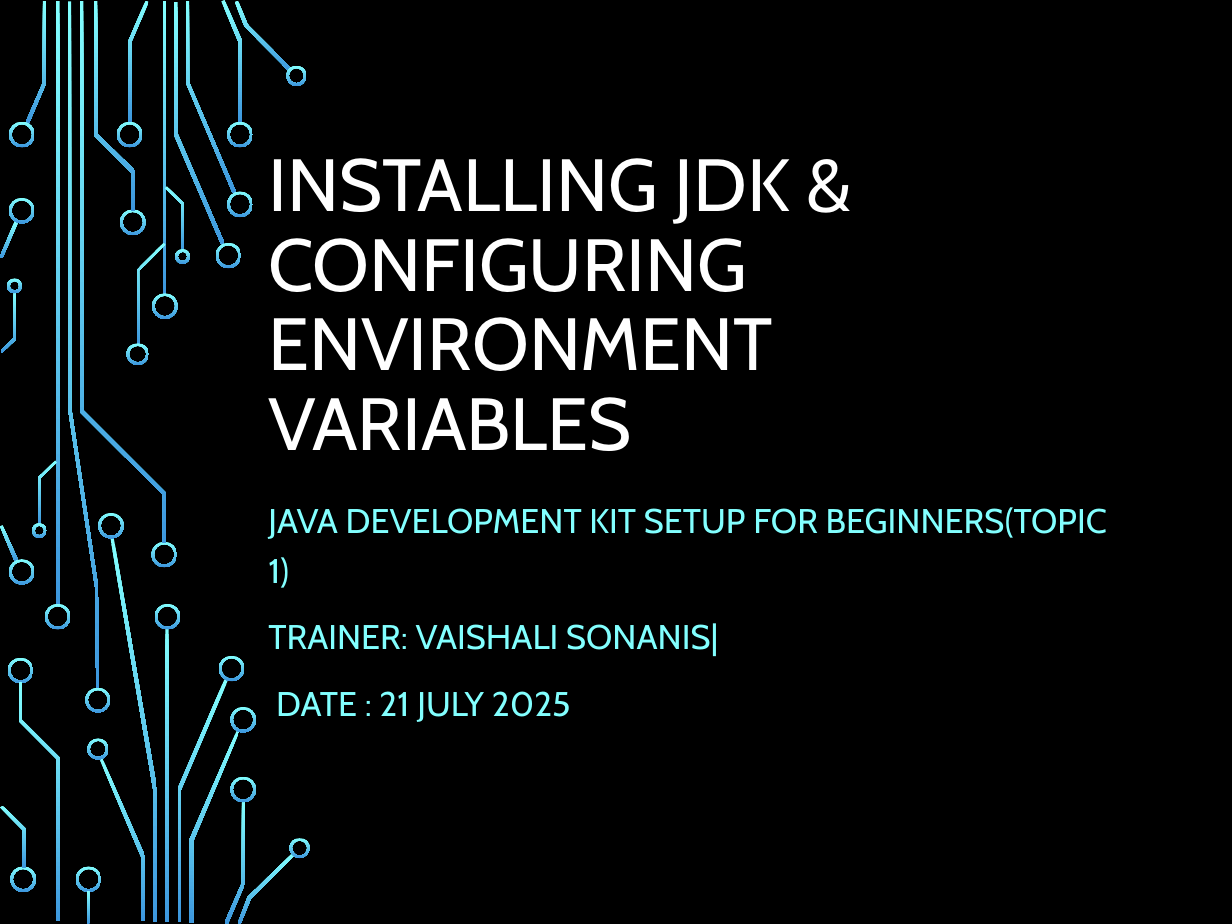
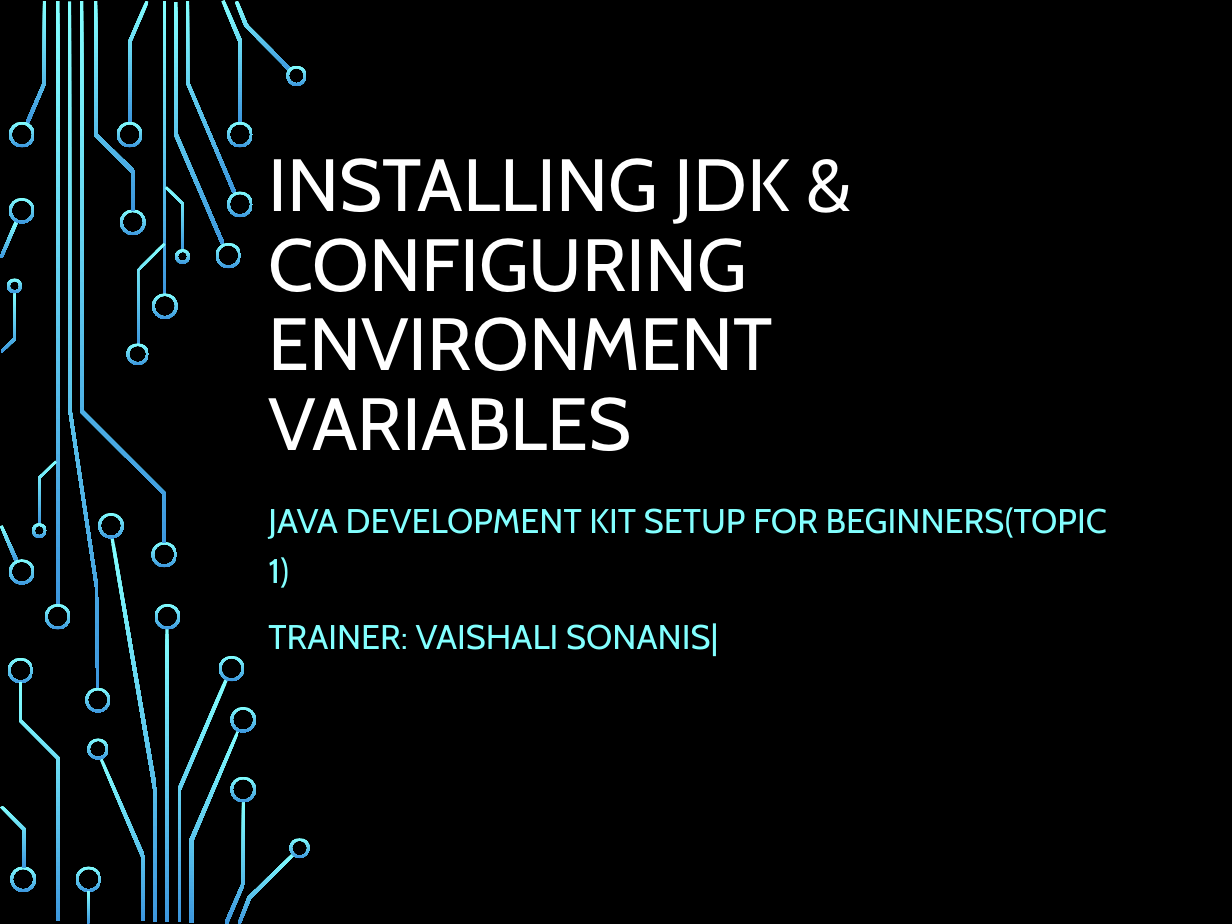
Before and after one commit to vaishali1912/wipro_selenium_April26, a slide deck: slide 1 of 1_JDK_Installation_env.pptx. Drawn at 1232x924 pixels with LibreOffice and Linux fonts; fonts in the diff are those of the drawing; background and template pictures are left out. Boxes give left, top, right and bottom in pixels: in the first picture for what was removed or moved away, otherwise in the second. Text is boxed around its words. In the diff, an @@ line names an element or a change of style, - is before the commit and + after.

```diff
--- a/1_JDK_Installation_env.pptx
+++ b/1_JDK_Installation_env.pptx
@@ subtitle at (x1=276, y1=691, x2=571, y2=722): paragraph removed @@
-DATE : 21 JULY 2025
```
